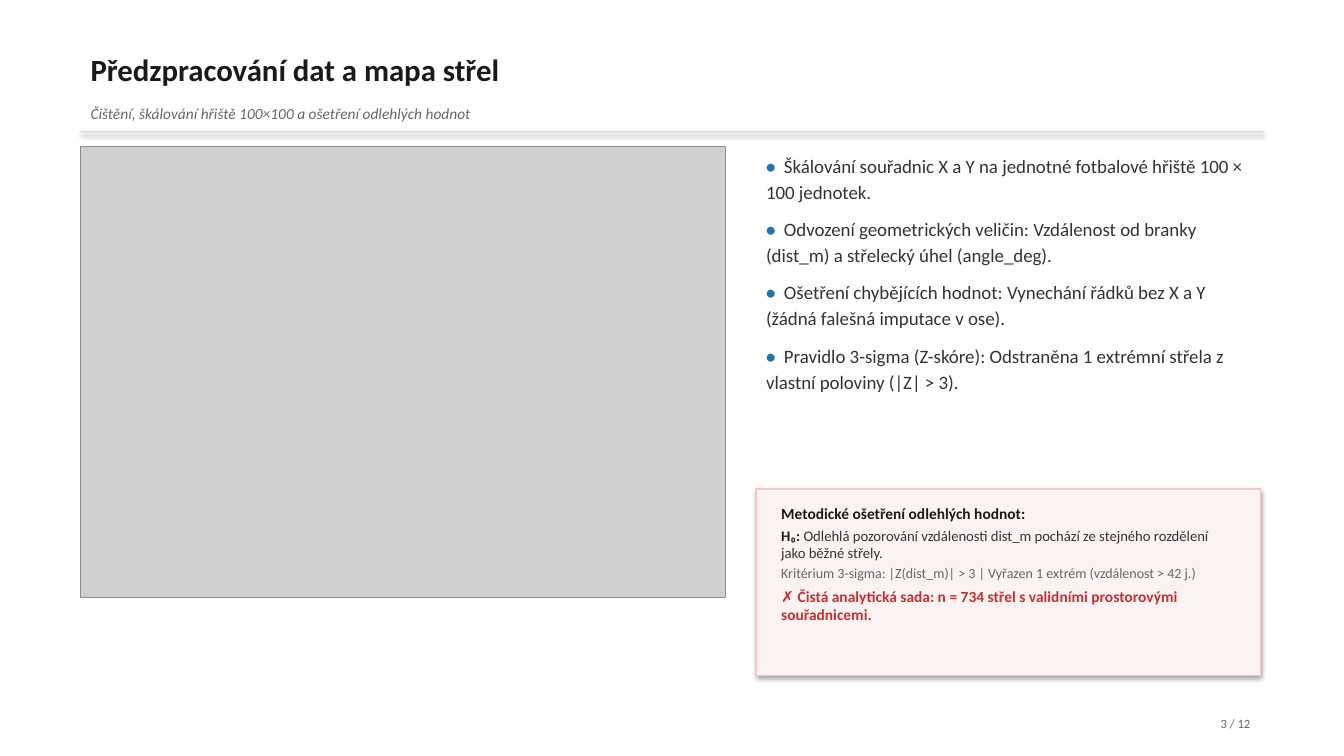
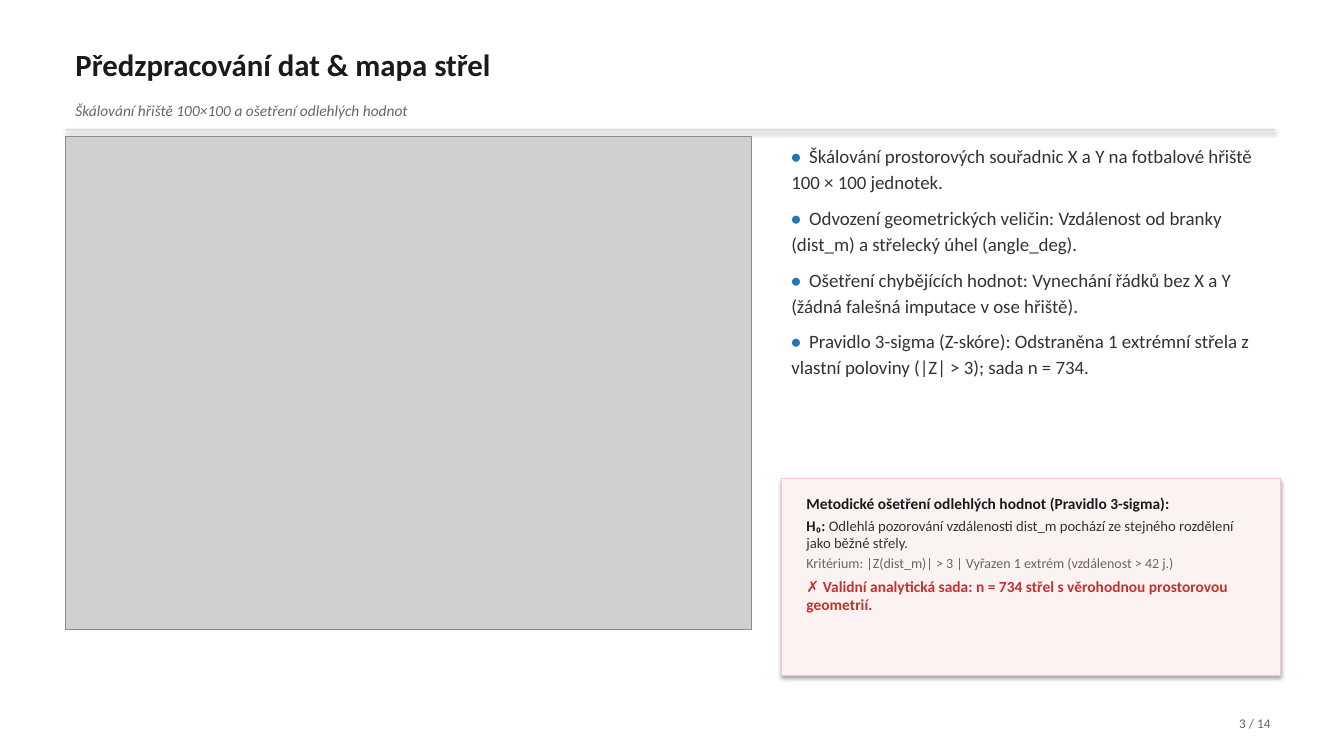
Before and after one commit to jkrejcikova/VMM_project_02, a slide deck: slide 3 of prezentace/prezentace_strelecka_uspesnost.pptx. Drawn at 1344x756 pixels with LibreOffice and Linux fonts; fonts in the diff are those of the drawing; grey boxes stand for pictures. Boxes give left, top, right and bottom in pixels: in the first picture for what was removed or moved away, otherwise in the second. Text is boxed around its words. In the diff, an @@ line names an element or a change of style, - is before the commit and + after.

```diff
--- a/prezentace/prezentace_strelecka_uspesnost.pptx
+++ b/prezentace/prezentace_strelecka_uspesnost.pptx
@@ text at box(75, 54, 490, 81): text changed @@
-Předzpracování dat a mapa střel
+Předzpracování dat & mapa střel
@@ text at box(75, 103, 408, 119): text changed @@
-Čištění, škálování hřiště 100×100 a ošetření odlehlých hodnot
+Škálování hřiště 100×100 a ošetření odlehlých hodnot
@@ picture: place and size @@
-picture at box(81, 146, 726, 598)
+picture at box(66, 136, 751, 630)
@@ rectangle: place and size @@
-rectangle at box(81, 131, 1263, 132)
+rectangle at box(66, 129, 1275, 130)
@@ text "• Škálování prostorových souřadnic X ...": place and size @@
-text "• Škálování prostorových souřadnic X ..." at box(766, 157, 1229, 392)
+text "• Škálování prostorových souřadnic X ..." at box(791, 147, 1251, 377)
@@ text at box(791, 147, 1251, 192): text changed @@
-• Škálování souřadnic X a Y na jednotné fotbalové hřiště 100 × 100 jednotek.
+• Škálování prostorových souřadnic X a Y na fotbalové hřiště 100 × 100 jednotek.
@@ text at box(791, 212, 1222, 255): less space between paragraphs @@
@@ text at box(791, 273, 1248, 377): text changed @@
-• Ošetření chybějících hodnot: Vynechání řádků bez X a Y (žádná falešná imputace v ose).
-• Pravidlo 3-sigma (Z-skóre): Odstraněna 1 extrémní střela z vlastní poloviny (|Z| > 3).
+• Ošetření chybějících hodnot: Vynechání řádků bez X a Y (žádná falešná imputace v ose hřiště).
+• Pravidlo 3-sigma (Z-skóre): Odstraněna 1 extrémní střela z vlastní poloviny (|Z| > 3); sada n = 734.
@@ rectangle: place and size @@
-rectangle at box(756, 489, 1260, 676)
+rectangle at box(781, 479, 1280, 676)
@@ text "Metodické ošetření odlehlých hodnot (Pravidlo ...": place and size @@
-text "Metodické ošetření odlehlých hodnot (Pravidlo ..." at box(781, 508, 1208, 620)
+text "Metodické ošetření odlehlých hodnot (Pravidlo ..." at box(806, 497, 1233, 613)
@@ text at box(806, 497, 1169, 512): text changed @@
-Metodické ošetření odlehlých hodnot:
+Metodické ošetření odlehlých hodnot (Pravidlo 3-sigma):
@@ text at box(806, 558, 1228, 613): text changed @@
-Kritérium 3-sigma: |Z(dist_m)| > 3 | Vyřazen 1 extrém (vzdálenost > 42 j.)
-✗ Čistá analytická sada: n = 734 střel s validními prostorovými souřadnicemi.
+Kritérium: |Z(dist_m)| > 3 | Vyřazen 1 extrém (vzdálenost > 42 j.)
+✗ Validní analytická sada: n = 734 střel s věrohodnou prostorovou geometrií.
@@ text at box(1239, 719, 1270, 728): text changed; size 9 to 9.5 pt @@
-3 / 12
+3 / 14
```
Also in this commit, not shown: 11 other slides changed, 2 slides added, 22 other files.
